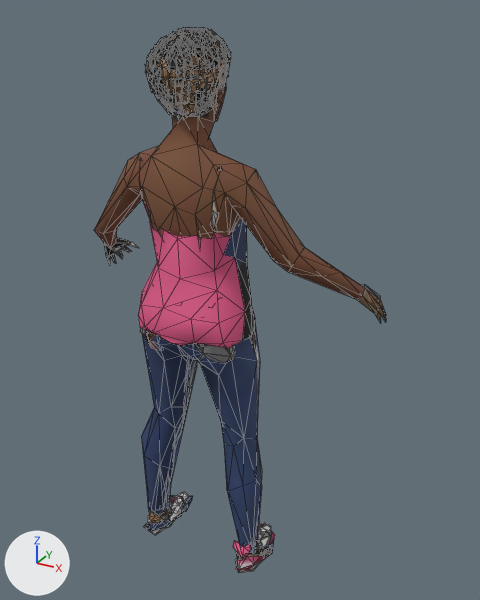
Renders of the glTF model public/models/humans/npc_woman_jeans_top_lod1.glb from each side of a commit.
Rendered twice from a camera (50 mm lens) standing at (0.88, -1.339, 1.545) and looking at (0.059, 0.155, 0.799). The lights are fixed; the arrows at lower left show +X, +Y and +Z. The first picture is the older version. Mesh edges are drawn as thin lines. Vertices at exactly the same position are counted once.

In view in the first picture: 'npc_woman_jeans_top_lod1'.
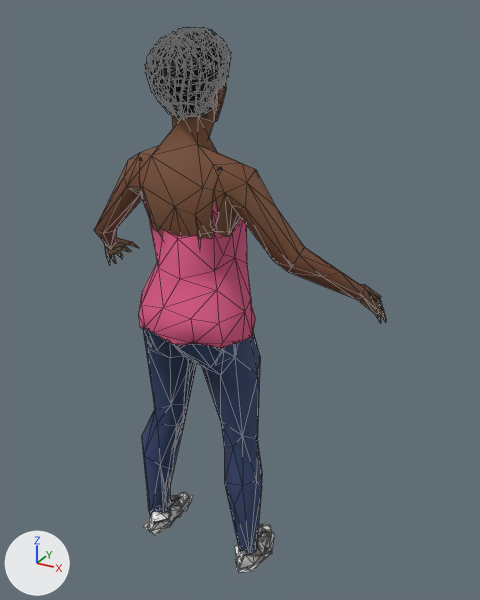
What changed in the scene script:
```text
Change me_npc_woman_jeans_top_001:
    used by ob_npc_woman_jeans_top_lod1; location = (0.0, 0.0, 0.0)
    remove me_npc_woman_jeans_top_001.from_pydata(...)  # 2378 vertices, 2000 faces; spans x -0.46..0.45, y -0.09..0.29, z -0.01..1.51
    add me_npc_woman_jeans_top_001.from_pydata(...)  # 2385 vertices, 2000 faces; spans x -0.46..0.45, y -0.09..0.29, z -0.01..1.51
    me_npc_woman_jeans_top_001 part 1: 49 vertices moved from x -0.19..0.2, y -0.08..0.13, z 0.02..0.88 to x -0.18..0.18, y -0.08..0.13, z 0.01..0.88; 185 vertices removed from x -0.2..0.2, y -0.09..0.13, z 0.02..0.88; 203 vertices added at x -0.2..0.2, y -0.08..0.13, z 0.02..0.88
    me_npc_woman_jeans_top_001 part 2: 1 vertex removed from x -0.42, y 0.21, z 0.84
    me_npc_woman_jeans_top_001 part 3: 1162 kept faces spanning x -0.46..0.45, y -0.09..0.29, z -0.01..1.51 get new texture (UV) coordinates
    other edits to the shape of me_npc_woman_jeans_top_001 do not show in these pictures
```

Pixel boxes (x1, y1, x2, y2) of what changed, in the pictures (480 x 600 px; the box of a moved part takes in the faces that stretch with it):
part 1 of me_npc_woman_jeans_top_001, moved or reshaped: before (140, 313, 272, 569); after (141, 329, 269, 569)
part 2 of me_npc_woman_jeans_top_001, deleted: before (108, 246, 125, 258)
part 3 of me_npc_woman_jeans_top_001, surface changed: (104, 27, 386, 573) in both
